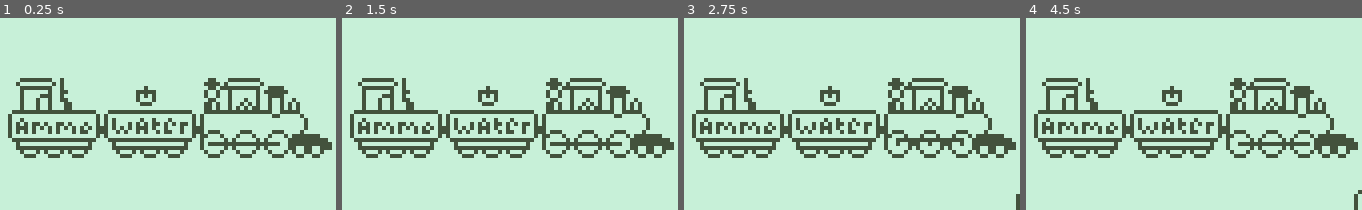
Above: before the commit, frames 1-4 (left to right).
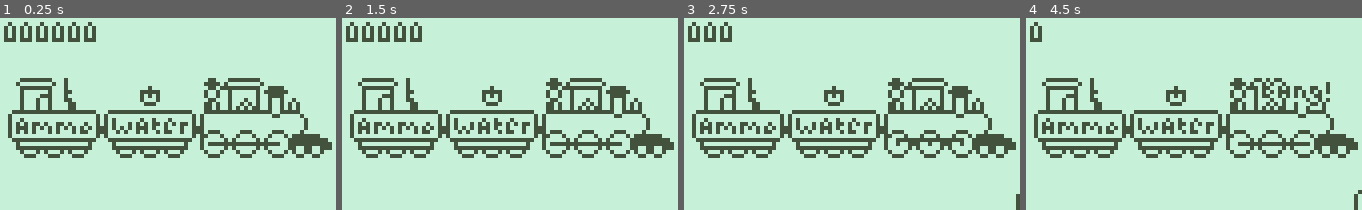
Above: after the commit, the same moments.

Repository: assertchris/game-train-trouble
Game: Godot game, scene res://nodes/screens/play-screen.tscn
Two runs of this game, one before a commit and one after it. Both use one fixed random seed, a clock stepped at 60 frames per second and the inputs below.
Inputs:
- Up to frame 1 (0.25 s): no input
- Up to frame 2 (1.5 s): tap Enter at 0.5 s; hold Right (ui_right) 0.53-1.28 s; hold Space (ui_accept) 0.53-1.28 s; tap Ctrl (ui_select) at 0.6 s; hold Left (ui_left) from 1.28 s (still down); tap Space (ui_accept) at 1.35 s
- Up to frame 3 (2.75 s): tap Space (ui_accept) at 1.52, 1.82 s; tap Ctrl (ui_select) at 1.55, 2.1 s; release Left (ui_left) at 2.03 s; hold Right (ui_right) from 2.03 s (still down); hold Space (ui_accept) from 2.03 s (still down)
- Up to frame 4 (4.5 s): release Space (ui_accept) at 2.78 s; tap Ctrl (ui_select) at 2.85, 4.35 s; tap Space (ui_accept) at 3.02, 3.32 s; release Right (ui_right) at 3.53 s; hold Space (ui_accept) 3.53-4.28 s; hold Left (ui_left) from 3.53 s (still down)

The runs differ from the first frame. In frame 1, 2.3% of the frame differs, in the area x 1-48%, y 2-48%; in frame 2, 2.0%; in frame 3, 1.5%; in frame 4, 2.1%.

Commit message:
Add reloading + shooting

Diff:
--- /dev/null
+++ b/nodes/globals/variables.gd
@@ -0,0 +1,3 @@
+extends Node
+
+var current_player : Player = null
--- /dev/null
+++ b/nodes/globals/variables.tscn
@@ -0,0 +1,6 @@
+[gd_scene load_steps=2 format=2]
+
+[ext_resource path="res://nodes/globals/variables.gd" type="Script" id=1]
+
+[node name="Variables" type="Node"]
+script = ExtResource( 1 )
--- a/nodes/objects/bucket.gd
+++ b/nodes/objects/bucket.gd
@@ -1,4 +1,4 @@
-extends Node2D
+extends Control
 
 var is_overlapped_by : Player = null
 
@@ -15,7 +15,7 @@
 		if is_overlapped_by.carrying == Player.CARRYING.GUN:
 			var new_gun = load("res://nodes/objects/gun.tscn").instance()
 			is_overlapped_by.get_parent().find_node("Interactables").add_child(new_gun)
-			new_gun.global_position = is_overlapped_by.global_position
+			new_gun.rect_global_position = is_overlapped_by.global_position
 
 		is_overlapped_by.carrying = Player.CARRYING.BUCKET
 		queue_free()
--- a/nodes/objects/bucket.tscn
+++ b/nodes/objects/bucket.tscn
@@ -6,9 +6,11 @@
 [sub_resource type="RectangleShape2D" id=1]
 extents = Vector2( 2.5, 2.5 )
 
-[node name="Bucket" type="Node2D"]
-position = Vector2( 0, -2 )
+[node name="Bucket" type="Control"]
 script = ExtResource( 2 )
+__meta__ = {
+"_edit_use_anchors_": false
+}
 
 [node name="Sprite" type="Sprite" parent="."]
 texture = ExtResource( 1 )
--- a/nodes/objects/bullet.tscn
+++ b/nodes/objects/bullet.tscn
@@ -2,7 +2,10 @@
 
 [ext_resource path="res://images/bullet.png" type="Texture" id=1]
 
-[node name="Bullet" type="Node2D"]
+[node name="Bullet" type="Control"]
+__meta__ = {
+"_edit_use_anchors_": false
+}
 
 [node name="Sprite" type="Sprite" parent="."]
 texture = ExtResource( 1 )
--- a/nodes/objects/gun.gd
+++ b/nodes/objects/gun.gd
@@ -1,4 +1,4 @@
-extends Node2D
+extends Control
 
 var is_overlapped_by : Player = null
 
@@ -15,7 +15,7 @@
 		if is_overlapped_by.carrying == Player.CARRYING.BUCKET:
 			var new_bucket = load("res://nodes/objects/bucket.tscn").instance()
 			is_overlapped_by.get_parent().find_node("Interactables").add_child(new_bucket)
-			new_bucket.global_position = is_overlapped_by.global_position
+			new_bucket.rect_global_position = is_overlapped_by.global_position
 
 		is_overlapped_by.carrying = Player.CARRYING.GUN
 		queue_free()
--- a/nodes/objects/gun.tscn
+++ b/nodes/objects/gun.tscn
@@ -6,9 +6,11 @@
 [sub_resource type="RectangleShape2D" id=1]
 extents = Vector2( 1.5, 4 )
 
-[node name="Gun" type="Node2D"]
-position = Vector2( 0, -4 )
+[node name="Gun" type="Control"]
 script = ExtResource( 2 )
+__meta__ = {
+"_edit_use_anchors_": false
+}
 
 [node name="Sprite" type="Sprite" parent="."]
 texture = ExtResource( 1 )
--- a/nodes/objects/player.gd
+++ b/nodes/objects/player.gd
@@ -1,5 +1,8 @@
 extends KinematicBody2D
 class_name Player
+
+signal has_banged
+signal has_reloaded
 
 export var speed := 15
 export var carrying_nothing_texture : Texture
@@ -7,15 +10,21 @@
 export var carrying_gun_texture : Texture
 
 var velocity := Vector2.ZERO
+var ammo_count := 6
+var has_water := false
 var carrying : int = CARRYING.NOTHING
 
 onready var _sprite := $Sprite
+onready var _bang_sprite := $BangSprite
 
 enum CARRYING {
 	NOTHING,
 	BUCKET,
 	GUN,
 }
+
+func _ready() -> void:
+	_bang_sprite.visible = false
 
 func _physics_process(delta: float) -> void:
 	velocity.x = (Input.get_action_strength("ui_right") - Input.get_action_strength("ui_left")) * speed * delta
@@ -29,3 +38,15 @@
 			_sprite.texture = carrying_bucket_texture
 		CARRYING.GUN:
 			_sprite.texture = carrying_gun_texture
+
+func bang() -> void:
+	_bang_sprite.visible = true
+	ammo_count -= 1
+	yield(get_tree().create_timer(0.5), "timeout")
+	_bang_sprite.visible = false
+	emit_signal("has_banged")
+
+func reload() -> void:
+	ammo_count = 6
+	yield(get_tree().create_timer(0.5), "timeout")
+	emit_signal("has_reloaded")
--- a/nodes/objects/player.tscn
+++ b/nodes/objects/player.tscn
@@ -1,9 +1,10 @@
-[gd_scene load_steps=6 format=2]
+[gd_scene load_steps=7 format=2]
 
 [ext_resource path="res://images/player.png" type="Texture" id=1]
 [ext_resource path="res://nodes/objects/player.gd" type="Script" id=2]
 [ext_resource path="res://images/player-with-bucket.png" type="Texture" id=3]
 [ext_resource path="res://images/player-with-gun.png" type="Texture" id=4]
+[ext_resource path="res://images/bang.png" type="Texture" id=5]
 
 [sub_resource type="RectangleShape2D" id=1]
 extents = Vector2( 2, 4 )
@@ -16,6 +17,10 @@
 carrying_bucket_texture = ExtResource( 3 )
 carrying_gun_texture = ExtResource( 4 )
 
+[node name="BangSprite" type="Sprite" parent="."]
+position = Vector2( 15, 0 )
+texture = ExtResource( 5 )
+
 [node name="Sprite" type="Sprite" parent="."]
 texture = ExtResource( 1 )
 
--- a/nodes/screens/play-screen.gd
+++ b/nodes/screens/play-screen.gd
@@ -3,6 +3,9 @@
 export var CactusScene : PackedScene
 export var RockScene : PackedScene
 export var DirtScene : PackedScene
+export var BulletScene : PackedScene
+export var BucketScene : PackedScene
+export var FlameScene : PackedScene
 
 var is_playing := true
 var velocity := 0
@@ -14,6 +17,11 @@
 var wheel_bar_state : int = WHEEL_BAR_STATES.ONE
 var remaining_doodad_timeout_ticks := 0
 var additional_doodad_timeout_ticks := 40
+var is_overlapping_engine := false
+var is_overlapping_water := false
+var is_overlapping_ammo := false
+var is_shooting := false
+var is_reloading := false
 
 enum WHEEL_BAR_STATES {
 	ONE,
@@ -22,14 +30,17 @@
 	FOUR,
 }
 
+onready var _player := $Player
 onready var _wheel_bar_timer := $WheelBarTimer
 onready var _wheel_bar := $WheelBar
 onready var _doodad_positions := $DoodadPositions
 onready var _doodads := $Doodads
+onready var _ammo := $Ammo
 
 func _ready() -> void:
 	randomize()
 	_wheel_bar_timer.wait_time = start_wait_time
+	Variables.current_player = _player
 
 func _process(delta: float) -> void:
 	for child in get_children():
@@ -88,3 +99,62 @@
 		doodad.global_position = _doodad_positions.get_children()[i].global_position
 
 		remaining_doodad_timeout_ticks += additional_doodad_timeout_ticks
+
+func _on_EngineArea_body_entered(body: Node) -> void:
+	if body is Player:
+		is_overlapping_engine = true
+
+func _on_EngineArea_body_exited(body: Node) -> void:
+	if body is Player:
+		is_overlapping_engine = false
+
+func _on_WaterArea_body_entered(body: Node) -> void:
+	if body is Player:
+		is_overlapping_water = true
+
+func _on_WaterArea_body_exited(body: Node) -> void:
+	if body is Player:
+		is_overlapping_water = false
+
+func _on_AmmoArea_body_entered(body: Node) -> void:
+	if body is Player:
+		is_overlapping_ammo = true
+
+func _on_AmmoArea_body_exited(body: Node) -> void:
+	if body is Player:
+		is_overlapping_ammo = false
+
+func _unhandled_key_input(event: InputEventKey) -> void:
+	if event.is_action("ui_accept"):
+		if is_overlapping_engine and Variables.current_player.carrying == Player.CARRYING.NOTHING:
+			pass # add coal
+
+		if is_overlapping_water and Variables.current_player.carrying == Player.CARRYING.BUCKET and not Variables.current_player.has_water:
+			print("get water")
+			Variables.current_player.has_water = true
+
+		if is_overlapping_engine and Variables.current_player.carrying == Player.CARRYING.BUCKET and Variables.current_player.has_water:
+			print("lose water")
+			Variables.current_player.has_water = false
+			pass # add water
+
+		if is_overlapping_ammo and Variables.current_player.carrying == Player.CARRYING.GUN:
+			is_reloading = true
+			Variables.current_player.reload()
+			yield(Variables.current_player, "has_reloaded")
+			is_reloading = false
+
+	if event.is_action("ui_select"):
+		if Player.CARRYING.GUN and Variables.current_player.ammo_count > 0 and not is_shooting:
+			is_shooting = true
+			Variables.current_player.bang()
+			yield(Variables.current_player, "has_banged")
+			is_shooting = false
+
+func _on_InterfaceTimer_timeout() -> void:
+	while _ammo.get_child_count() > 0:
+		_ammo.remove_child(_ammo.get_child(0))
+
+	while _ammo.get_child_count() < Variables.current_player.ammo_count:
+		var new_ammo = BulletScene.instance()
+		_ammo.add_child(new_ammo)
--- a/nodes/screens/play-screen.tscn
+++ b/nodes/screens/play-screen.tscn
@@ -10,6 +10,8 @@
 [ext_resource path="res://nodes/objects/dirt.tscn" type="PackedScene" id=8]
 [ext_resource path="res://nodes/objects/bucket.tscn" type="PackedScene" id=9]
 [ext_resource path="res://nodes/objects/gun.tscn" type="PackedScene" id=10]
+[ext_resource path="res://nodes/objects/bullet.tscn" type="PackedScene" id=11]
+[ext_resource path="res://nodes/objects/flame.tscn" type="PackedScene" id=12]
 
 [sub_resource type="RectangleShape2D" id=1]
 extents = Vector2( 1, 12 )
@@ -17,11 +19,23 @@
 [sub_resource type="RectangleShape2D" id=2]
 extents = Vector2( 1, 12 )
 
+[sub_resource type="RectangleShape2D" id=3]
+extents = Vector2( 2.5, 5 )
+
+[sub_resource type="RectangleShape2D" id=4]
+extents = Vector2( 2.5, 5 )
+
+[sub_resource type="RectangleShape2D" id=5]
+extents = Vector2( 3.5, 5 )
+
 [node name="PlayScreen" instance=ExtResource( 1 )]
 script = ExtResource( 2 )
 CactusScene = ExtResource( 6 )
 RockScene = ExtResource( 5 )
 DirtScene = ExtResource( 8 )
+BulletScene = ExtResource( 11 )
+BucketScene = ExtResource( 9 )
+FlameScene = ExtResource( 12 )
 
 [node name="LeftWall" type="StaticBody2D" parent="." index="0"]
 position = Vector2( 7, 12 )
@@ -80,13 +94,60 @@
 [node name="Interactables" type="Node2D" parent="." index="8"]
 
 [node name="Bucket" parent="Interactables" index="0" instance=ExtResource( 9 )]
-position = Vector2( 37, 20 )
+margin_left = 38.0
+margin_top = 20.0
+margin_right = 38.0
+margin_bottom = 20.0
 
 [node name="Gun" parent="Interactables" index="1" instance=ExtResource( 10 )]
-position = Vector2( 17, 19 )
+margin_left = 18.0
+margin_top = 19.0
+margin_right = 18.0
+margin_bottom = 19.0
 
 [node name="Player" parent="." index="9" instance=ExtResource( 4 )]
 position = Vector2( 53, 19 )
 
+[node name="EngineArea" type="Area2D" parent="." index="10"]
+position = Vector2( 55, 19 )
+
+[node name="Collider" type="CollisionShape2D" parent="EngineArea" index="0"]
+position = Vector2( 1, 0 )
+shape = SubResource( 3 )
+
+[node name="WaterArea" type="Area2D" parent="." index="11"]
+position = Vector2( 37, 19 )
+
+[node name="Collider" type="CollisionShape2D" parent="WaterArea" index="0"]
+position = Vector2( -0.5, 0 )
+shape = SubResource( 4 )
+
+[node name="AmmoArea" type="Area2D" parent="." index="12"]
+position = Vector2( 13, 19 )
+
+[node name="Collider" type="CollisionShape2D" parent="AmmoArea" index="0"]
+position = Vector2( -1.5, 0 )
+shape = SubResource( 5 )
+
+[node name="Ammo" type="HBoxContainer" parent="." index="13"]
+margin_left = 3.0
+margin_top = 4.0
+margin_right = 27.0
+margin_bottom = 10.0
+__meta__ = {
+"_edit_use_anchors_": false
+}
+
+[node name="InterfaceTimer" type="Timer" parent="." index="14"]
+wait_time = 0.25
+autostart = true
+
 [connection signal="timeout" from="WheelBarTimer" to="." method="_on_WheelBarTimer_timeout"]
 [connection signal="timeout" from="DoodadSpawnTimer" to="." method="_on_DoodadSpawnTimer_timeout"]
+[connection signal="body_entered" from="EngineArea" to="." method="_on_EngineArea_body_entered"]
+[connection signal="body_exited" from="EngineArea" to="." method="_on_EngineArea_body_exited"]
+[connection signal="body_entered" from="WaterArea" to="." method="_on_WaterArea_body_entered"]
+[connection signal="body_exited" from="WaterArea" to="." method="_on_WaterArea_body_exited"]
+[connection signal="body_entered" from="AmmoArea" to="." method="_on_AmmoArea_body_entered"]
+[connection signal="body_exited" from="AmmoArea" to="." method="_on_AmmoArea_body_exited"]
+[connection signal="timeout" from="InterfaceTimer" to="." method="_on_InterfaceTimer_timeout"]
--- a/project.godot
+++ b/project.godot
@@ -34,6 +34,7 @@
 [autoload]
 
 Audio="*res://nodes/globals/audio.tscn"
+Variables="*res://nodes/globals/variables.tscn"
 
 [debug]
 
Binary file changed: images/bang.png
Not shown: 1 places in nodes/screens/play-screen.tscn that only renumber resources
